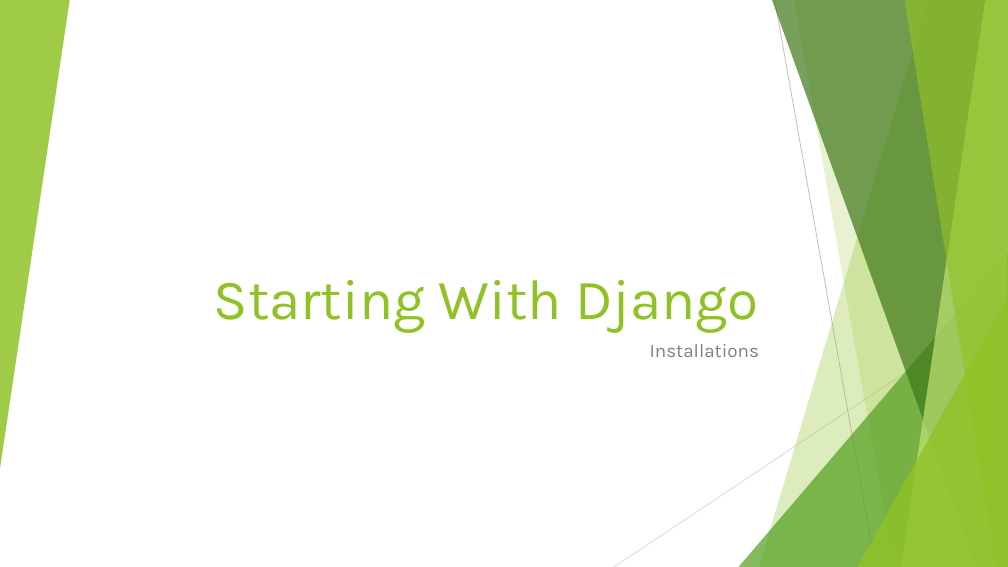
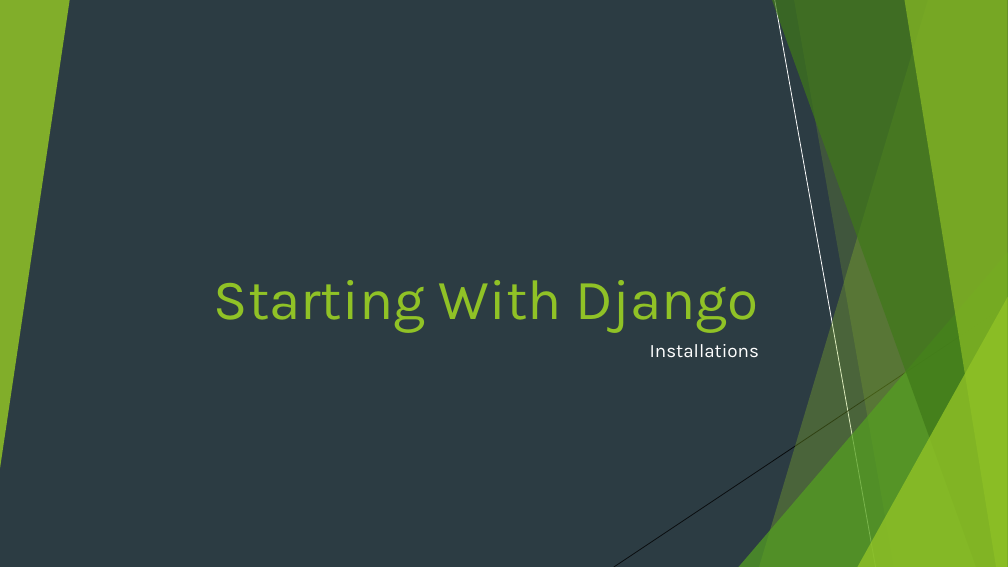
Before and after one commit to edyoda/PD-281220-Session-Code, a slide deck: slide 13 of Django EdYoda.pptx. Drawn at 1008x567 pixels with LibreOffice and Linux fonts; fonts in the diff are those of the drawing. Boxes give left, top, right and bottom in pixels: in the first picture for what was removed or moved away, otherwise in the second. Text is boxed around its words. In the diff, an @@ line names an element or a change of style, - is before the commit and + after.

```diff
--- a/Django EdYoda.pptx
+++ b/Django EdYoda.pptx
@@ background #FFFFFF to #2C3C43 @@
@@ rectangle added at box(0, 0, 1008, 567), fill #2C3C43 @@
@@ group added at box(0, 0, 1008, 567): 4 freeform shapes, 3 triangles, 2 lines @@
@@ line (775, 0) - (876, 567): stroke #BFBFBF 0.75 pt to #000000 0.75 pt @@
@@ line (1008, 305) - (614, 567): stroke #D9D9D9 0.75 pt to #000000 0.75 pt @@
@@ subtitle "Installations" at box(650, 344, 759, 358): text colour #808080 to #FFFFFF @@
```
Also in this commit, not shown: 7 other slides changed, 13 slides added, 23 other files.
